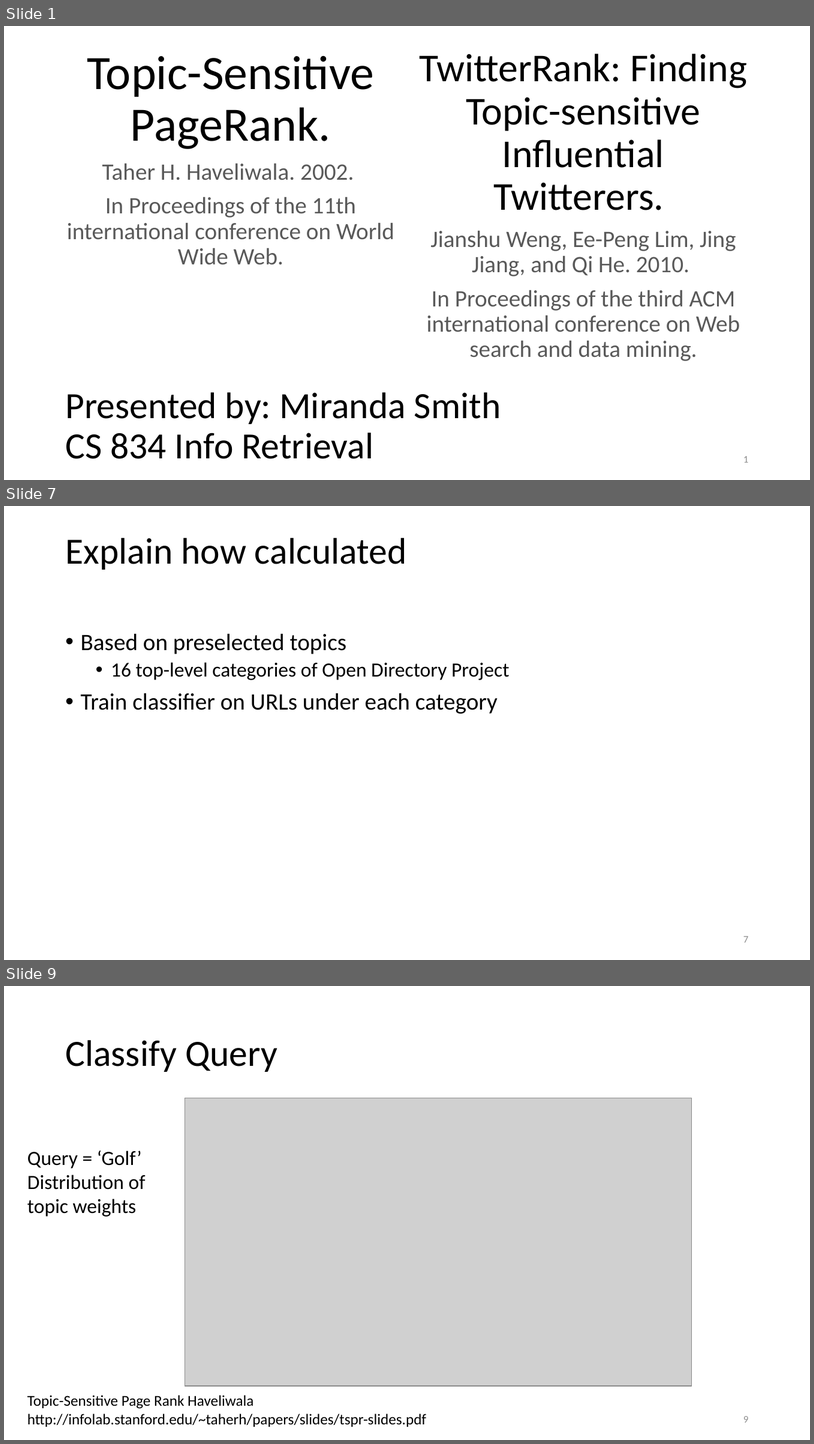
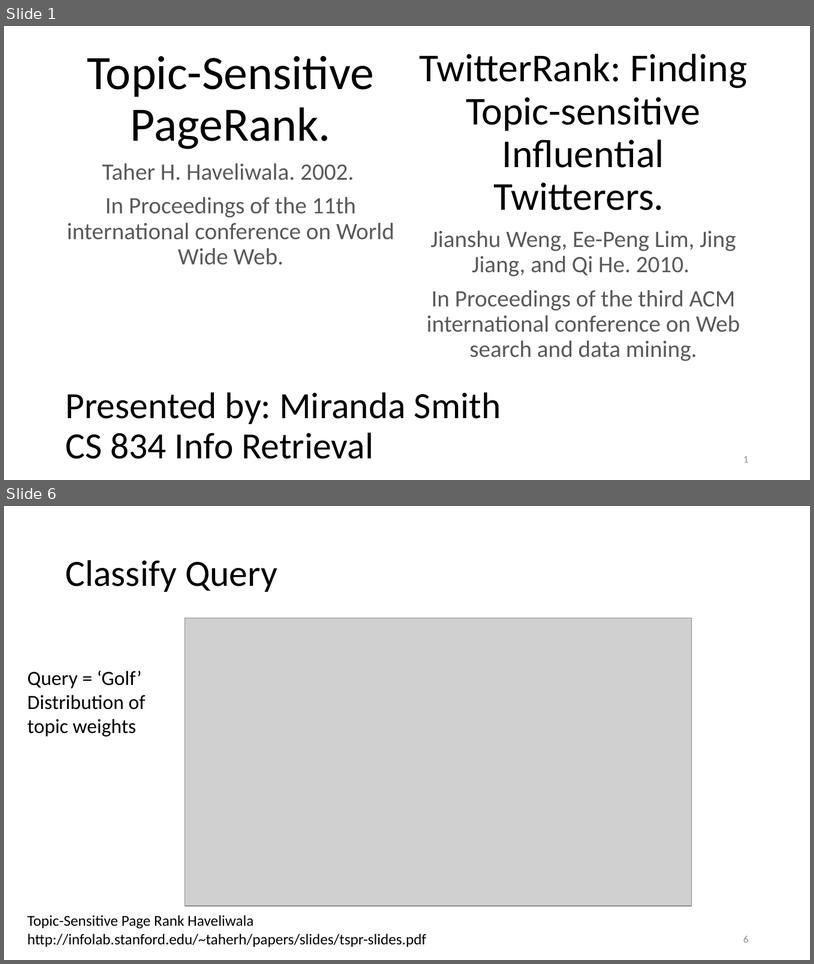
Before and after one commit to Miranda-C-Smith/cs834-f17, a slide deck: assignments/Presentation2/TopicPageRankSlides.pptx. Shown one above the other, each under a label of ours: slides 1, 7 and 9 before the commit, slides 1 and 6 after it; the slides between them are not shown. The pictures are 814x1444 and 814x964 pixels, drawn with LibreOffice and Linux fonts; fonts in the diff are those of the drawing; grey boxes stand for pictures. Boxes give left, top, right and bottom in pixels: in the first picture for what was removed or moved away, otherwise in the second. Text is boxed around its words. In the diff, an @@ line names an element or a change of style, - is before the commit and + after.

```diff
--- a/assignments/Presentation2/TopicPageRankSlides.pptx
+++ b/assignments/Presentation2/TopicPageRankSlides.pptx
@@ slide 7 removed at [4, 506, 810, 960], background #FFFFFF @@
@@ title removed at [65, 538, 407, 570] @@
-Explain how calculated
@@ text removed at [81, 633, 509, 714] @@
-• Based on preselected topics
-  • 16 top-level categories of Open Directory Project
-• Train classifier on URLs under each category
@@ page number removed at [744, 936, 749, 942] @@
-7
@@ what was slide 9 is now slide 6 @@
@@ page number at [744, 936, 749, 942]: text changed @@
-9
+6
```
Also in this commit, not shown: 6 slides changed, 6 slides added, 3 other slides removed.
